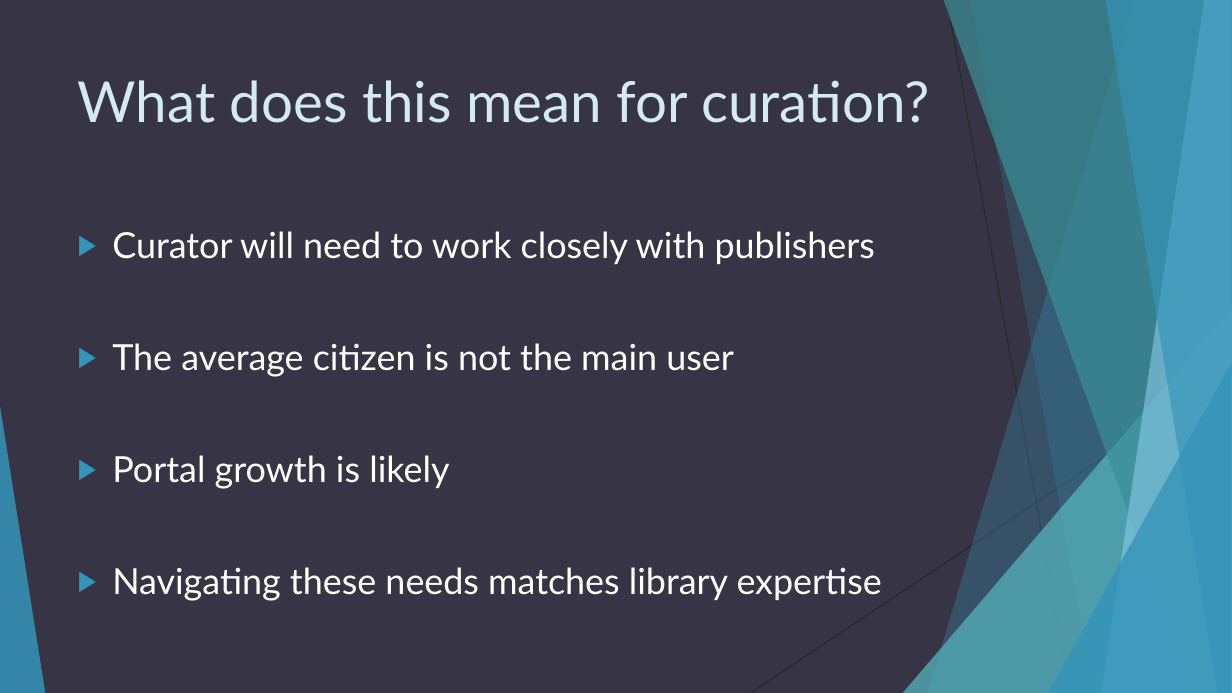
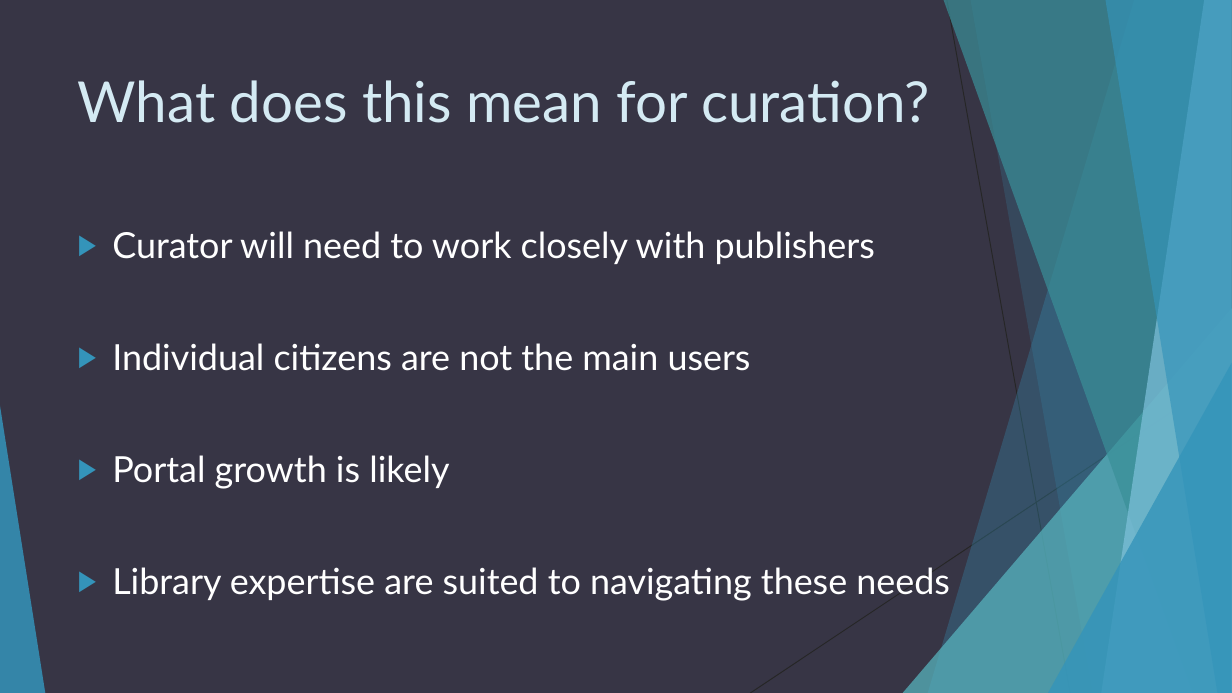
Before and after one commit to OpenDataLiteracy/WSL-AMF, a slide deck: slide 10 of presentations/Washington State Open Data Portal.pptx. Drawn at 1232x693 pixels with LibreOffice and Linux fonts; fonts in the diff are those of the drawing. Boxes give left, top, right and bottom in pixels: in the first picture for what was removed or moved away, otherwise in the second. Text is boxed around its words. In the diff, an @@ line names an element or a change of style, - is before the commit and + after.

```diff
--- a/presentations/Washington State Open Data Portal.pptx
+++ b/presentations/Washington State Open Data Portal.pptx
@@ text at (112, 343, 751, 371): text changed @@
-▶ The average citizen is not the main user
+▶ Individual citizens are not the main users
@@ text at (112, 567, 950, 601): text changed @@
-▶ Navigating these needs matches library expertise
+▶ Library expertise are suited to navigating these needs
```
Also in this commit, not shown: 7 other slides changed.
